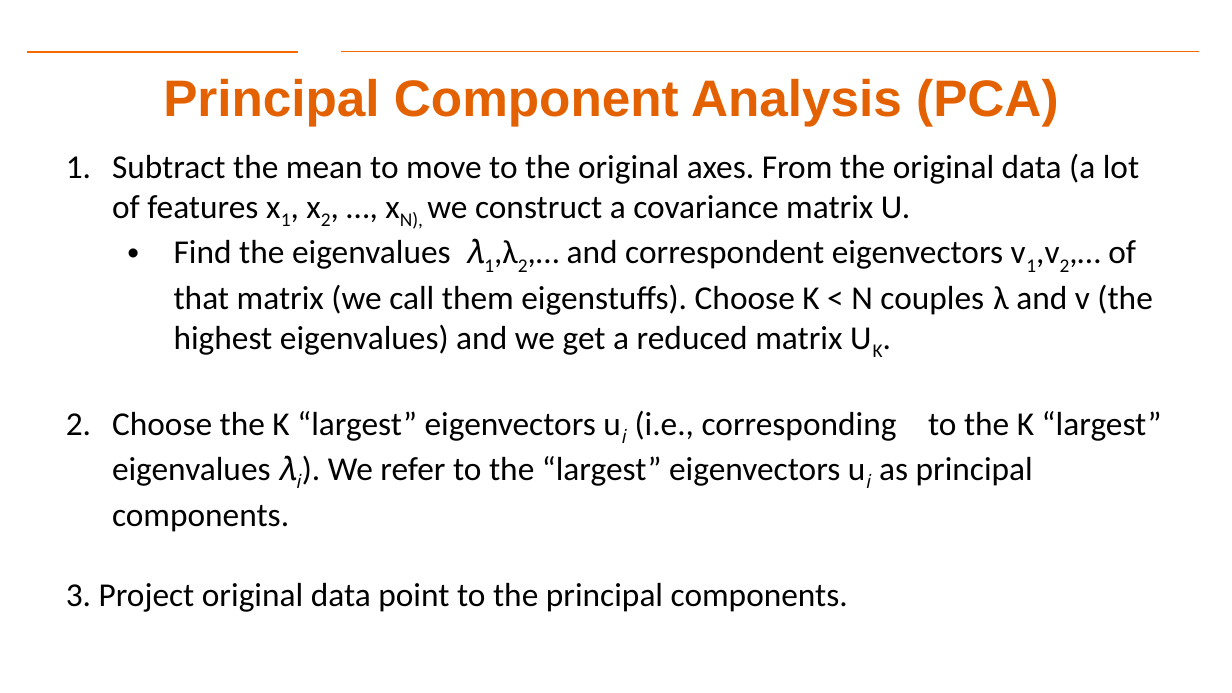
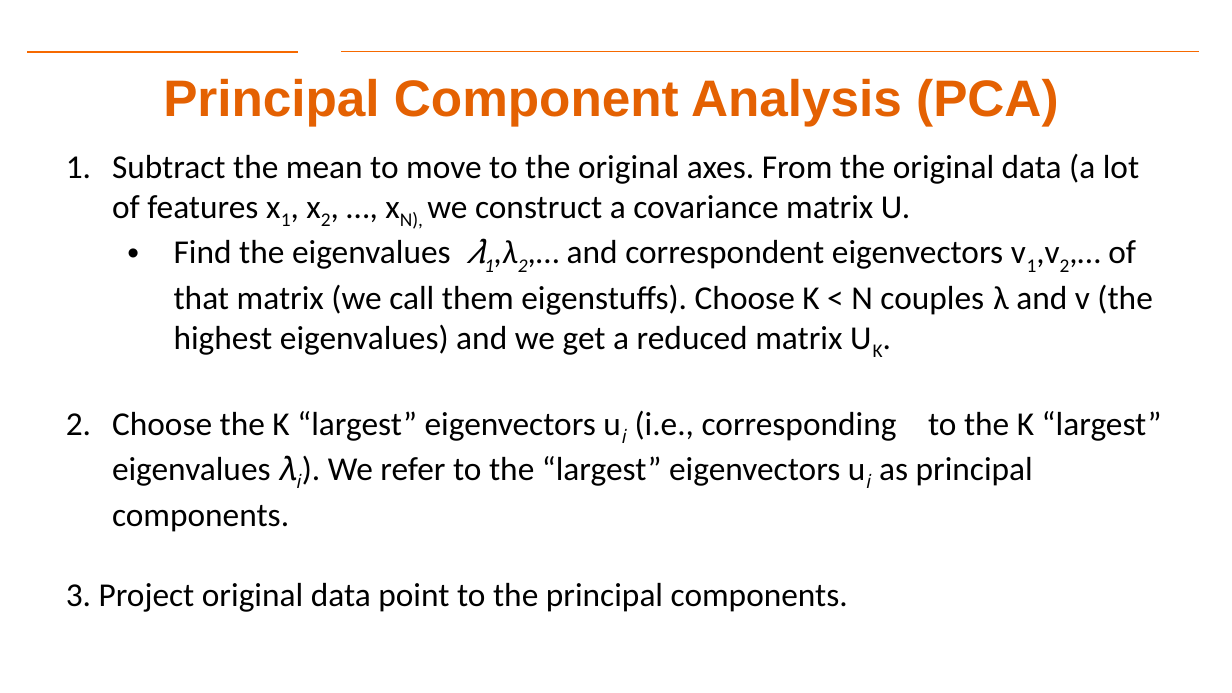
Before and after one commit to Dre1896/RIT-DSCI-633-FDS, a slide deck: slide 24 of Syllabus/Lecture18/Lec18.pptx. Drawn at 1232x693 pixels with LibreOffice and Linux fonts; fonts in the diff are those of the drawing; background and template pictures are left out. Boxes give left, top, right and bottom in pixels: in the first picture for what was removed or moved away, otherwise in the second. Text is boxed around its words. In the diff, an @@ line names an element or a change of style, - is before the commit and + after.

```diff
--- a/Syllabus/Lecture18/Lec18.pptx
+++ b/Syllabus/Lecture18/Lec18.pptx
@@ text at [174,240,1152,355]: italic on in "𝜆1,λ2,…" @@
```
Also in this commit, not shown: 7 other slides changed, 2 slides added, 2 slides removed.
